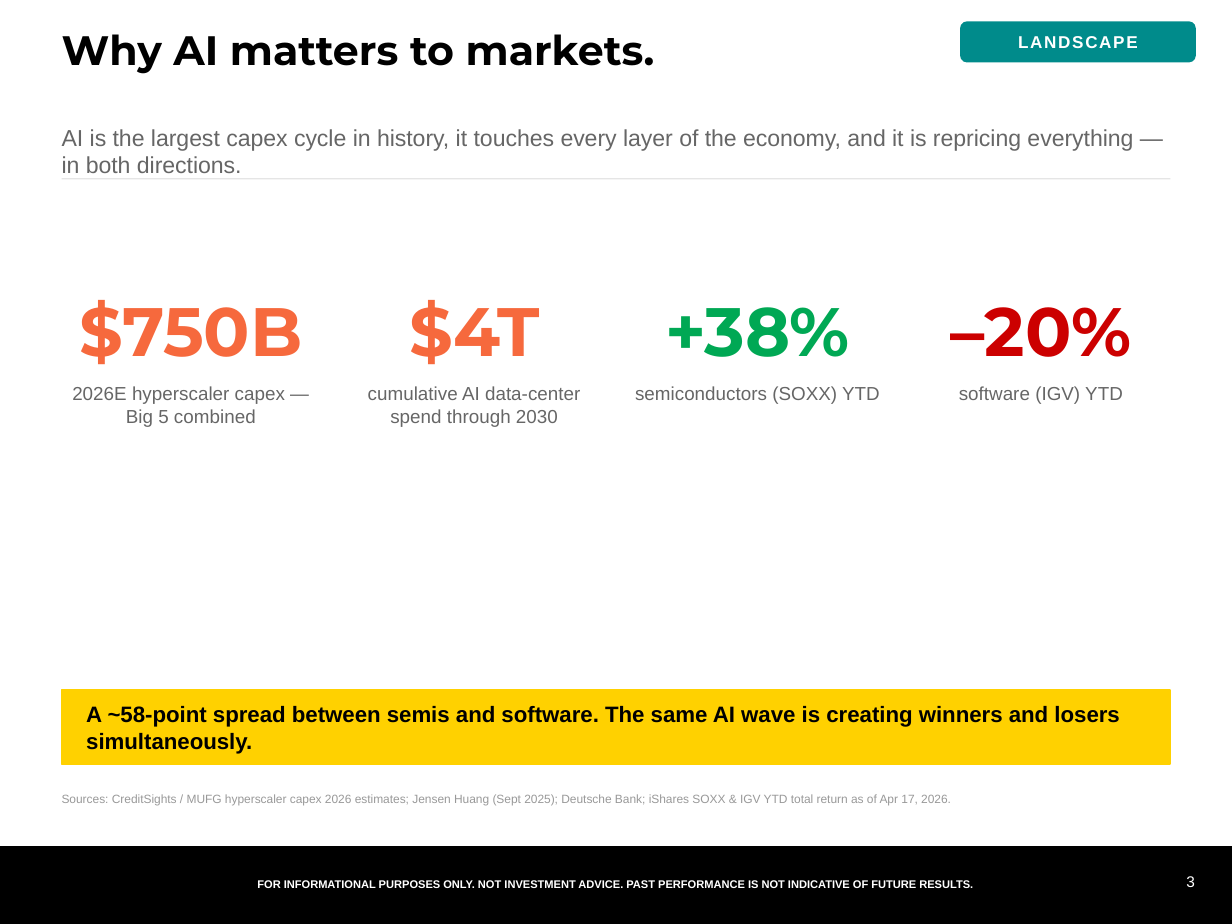
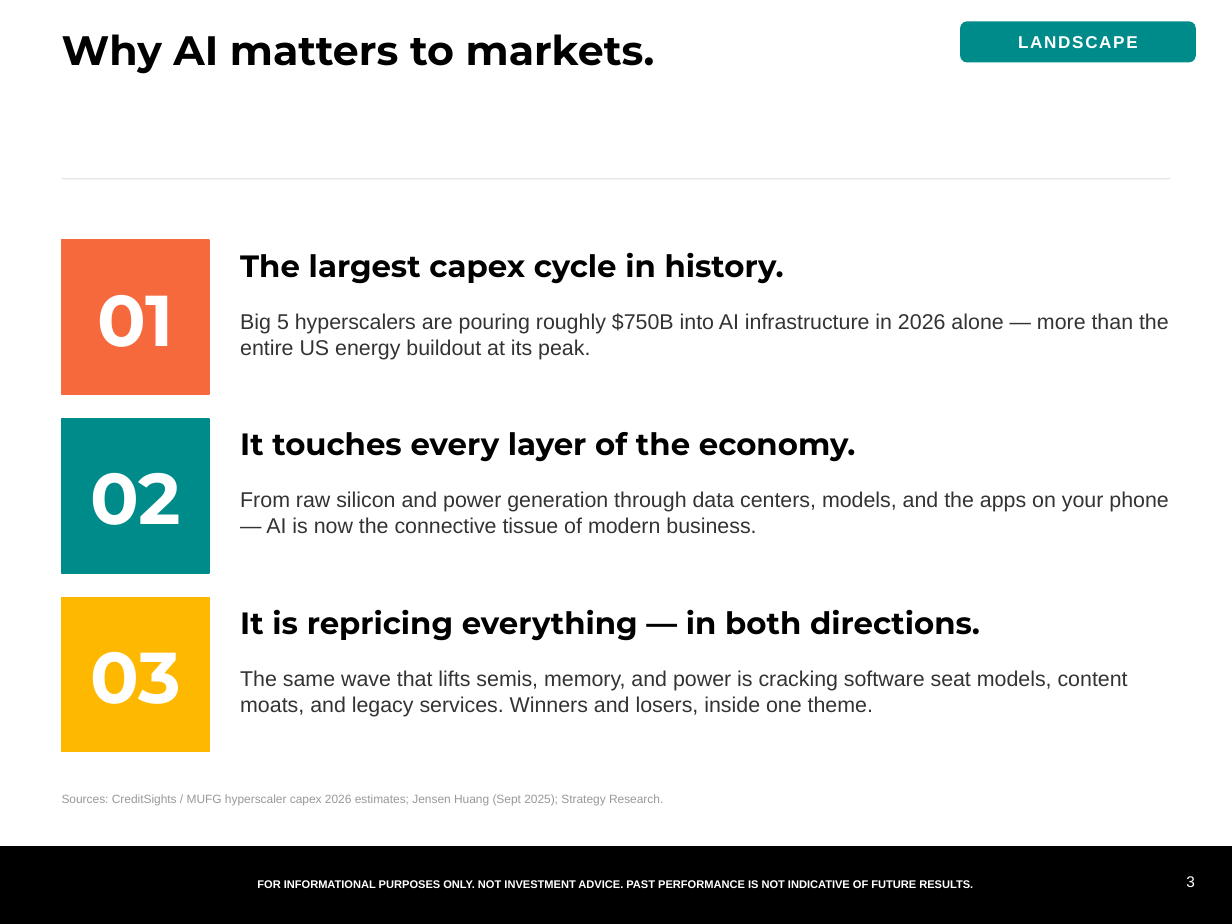
Before and after one commit to samuelcmcclellan-cell/ai-markets-deck, a slide deck: slide 3 of ai-markets-deck.pptx. Drawn at 1232x924 pixels with LibreOffice and Linux fonts; fonts in the diff are those of the drawing. Boxes give left, top, right and bottom in pixels: in the first picture for what was removed or moved away, otherwise in the second. Text is boxed around its words. In the diff, an @@ line names an element or a change of style, - is before the commit and + after.

```diff
--- a/ai-markets-deck.pptx
+++ b/ai-markets-deck.pptx
@@ text removed at (62,129,1133,173) @@
-AI is the largest capex cycle in history, it touches every layer of the economy, and it is repricing everything — in both directions.
@@ rectangle added at (62,240,209,394), fill #F6693D, outline #F6693D 1 pt @@
@@ text added at (240,252,784,284), 18 pt, text #000000, bold @@
+The largest capex cycle in history.
@@ text added at (97,295,174,347), 42 pt, text #FFFFFF, bold @@
+01
@@ text removed at (79,300,303,364) @@
-$750B
@@ text added at (240,313,1169,360), 12.5 pt, text #333333 @@
+Big 5 hyperscalers are pouring roughly $750B into AI infrastructure in 2026 alone — more than the entire US energy buildout at its peak.
@@ text removed at (409,300,539,364) @@
-$4T
@@ text removed at (665,307,850,357) @@
-+38%
@@ text removed at (951,307,1132,357) @@
-–20%
@@ text removed at (72,386,285,427) @@
-2026E hyperscaler capex — Big 5 combined
@@ text removed at (368,386,580,427) @@
-cumulative AI data-center spend through 2030
@@ text removed at (635,386,880,404) @@
-semiconductors (SOXX) YTD
@@ text removed at (959,386,1123,404) @@
-software (IGV) YTD
@@ rectangle added at (62,419,209,573), fill #008B8B, outline #008B8B 1 pt @@
@@ text added at (240,432,856,462), 18 pt, text #000000, bold @@
+It touches every layer of the economy.
@@ text added at (90,472,181,525), 42 pt, text #FFFFFF, bold @@
+02
@@ text added at (240,491,1168,533), 12.5 pt, text #333333 @@
+From raw silicon and power generation through data centers, models, and the apps on your phone — AI is now the connective tissue of modern business.
@@ rectangle added at (62,598,209,752), fill #FFB800, outline #FFB800 1 pt @@
@@ text added at (240,609,980,641), 18 pt, text #000000, bold @@
+It is repricing everything — in both directions.
@@ text added at (90,651,181,704), 42 pt, text #FFFFFF, bold @@
+03
@@ text added at (240,670,1128,717), 12.5 pt, text #333333 @@
+The same wave that lifts semis, memory, and power is cracking software seat models, content moats, and legacy services. Winners and losers, inside one theme.
@@ rectangle removed at (62,690,1170,764) @@
@@ text removed at (86,706,1119,754) @@
-A ~58-point spread between semis and software. The same AI wave is creating winners and losers simultaneously.
@@ text at (62,794,663,806): text changed @@
-Sources: CreditSights / MUFG hyperscaler capex 2026 estimates; Jensen Huang (Sept 2025); Deutsche Bank; iShares SOXX & IGV YTD total return as of Apr 17, 2026.
+Sources: CreditSights / MUFG hyperscaler capex 2026 estimates; Jensen Huang (Sept 2025); Strategy Research.
```
Also in this commit, not shown: 16 other slides changed, 2 slides added, 1 slide removed, 22 other files.
